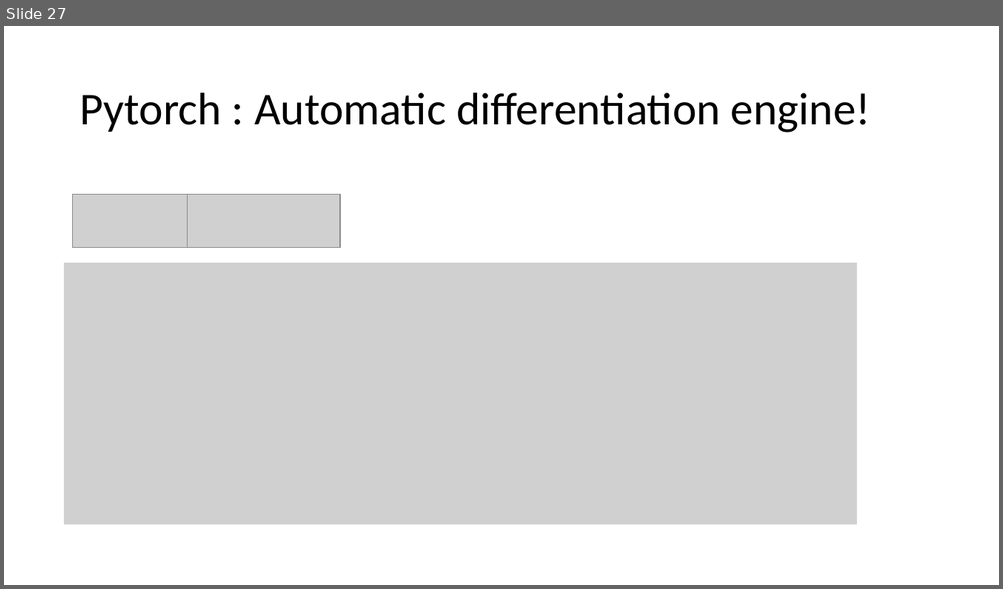
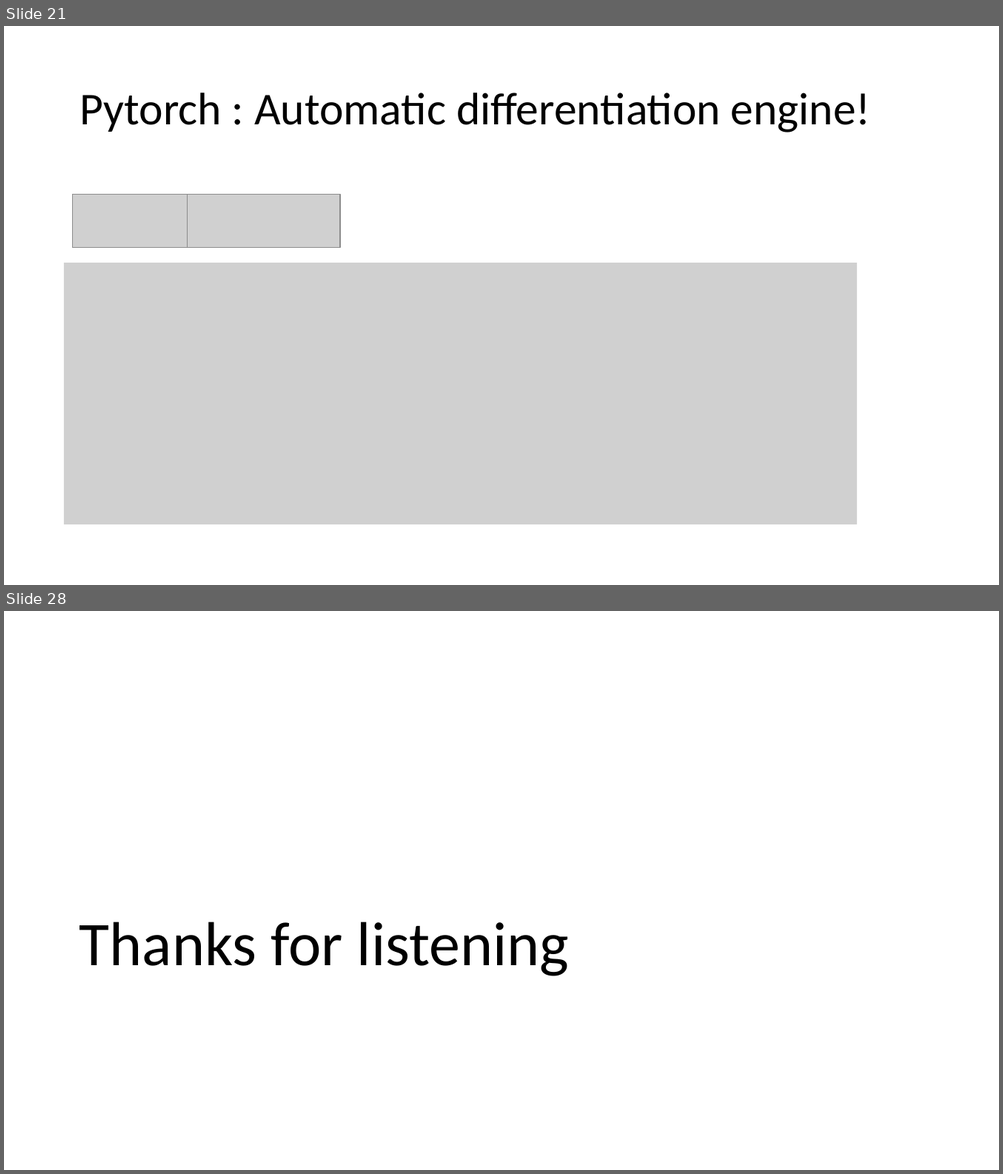
Before and after one commit to sabid-cryoem/sabid-cryoem.github.io, a slide deck: assets/slides/Directly reconstructing principal components of 3D protein structure density map from 2D cryo-EM projection images by 2SDR method.pptx. Shown one above the other, each under a label of ours: slide 27 before the commit, slides 21 and 28 after it; the slides between them are not shown. The pictures are 1003x589 and 1003x1174 pixels, drawn with LibreOffice and Linux fonts; fonts in the diff are those of the drawing; grey boxes stand for pictures. Boxes give left, top, right and bottom in pixels: in the first picture for what was removed or moved away, otherwise in the second. Text is boxed around its words. In the diff, an @@ line names an element or a change of style, - is before the commit and + after.

```diff
--- a/assets/slides/Directly reconstructing principal components of 3D protein structure density map from 2D cryo-EM projection images by 2SDR method.pptx
+++ b/assets/slides/Directly reconstructing principal components of 3D protein structure density map from 2D cryo-EM projection images by 2SDR method.pptx
@@ slide 28 added at (4,611,999,1170), background #FFFFFF @@
@@ title added at (79,922,569,977), 60 pt, text #000000 @@
+Thanks for listening
@@ what was slide 27 is now slide 21 @@
```
Also in this commit, not shown: 11 slides changed, 9 other slides added, 6 slides removed, 1 other file.
